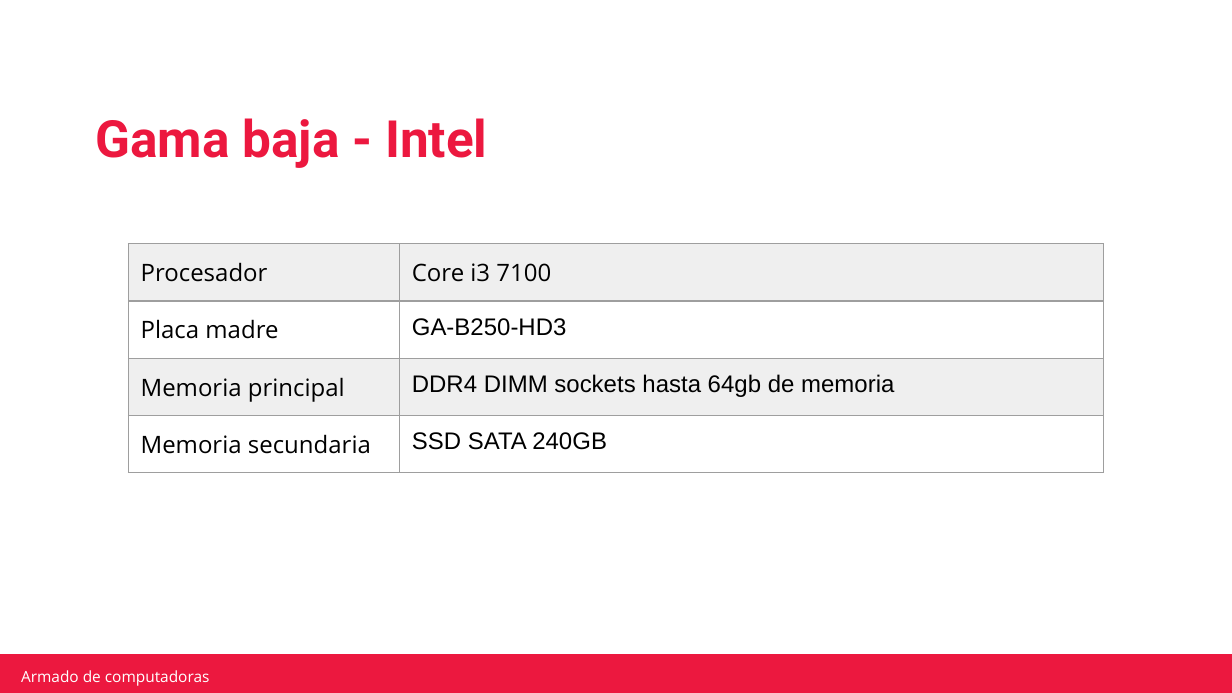
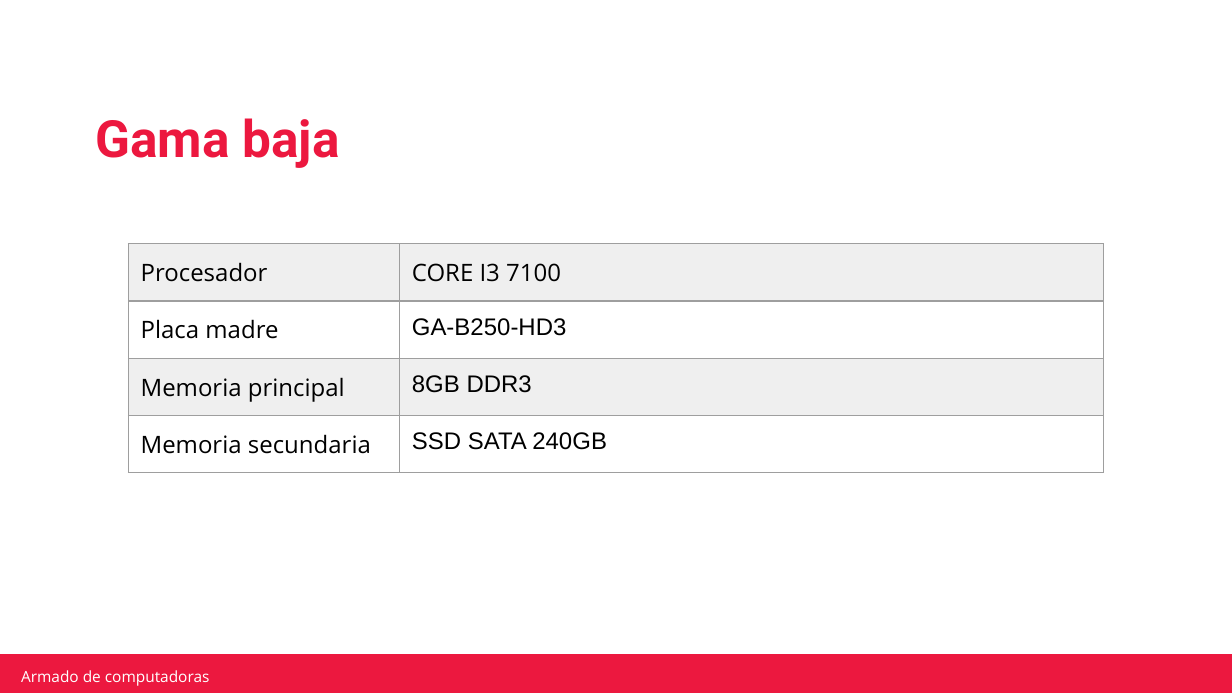
Before and after one commit to robertotorfe/Mochila-Camada-7-0822, a slide deck: slide 1 of Actividades Obligatorias/ACTIVIDAD-OBLIGATORIA1.pptx. Drawn at 1232x693 pixels with LibreOffice and Linux fonts; fonts in the diff are those of the drawing; background and template pictures are left out. Boxes give left, top, right and bottom in pixels: in the first picture for what was removed or moved away, otherwise in the second. Text is boxed around its words. In the diff, an @@ line names an element or a change of style, - is before the commit and + after.

```diff
--- a/Actividades Obligatorias/ACTIVIDAD-OBLIGATORIA1.pptx
+++ b/Actividades Obligatorias/ACTIVIDAD-OBLIGATORIA1.pptx
@@ text at (x1=96, y1=118, x2=340, y2=168): text changed @@
-Gama baja - Intel
+Gama baja
@@ table at (x1=128, y1=244, x2=1103, y2=458) @@
-row 1, column 2: Core i3 7100
+row 1, column 2: CORE I3 7100
-row 3, column 2: DDR4 DIMM sockets hasta 64gb de memoria
+row 3, column 2: 8GB DDR3
```
Also in this commit, not shown: 8 other slides changed.
